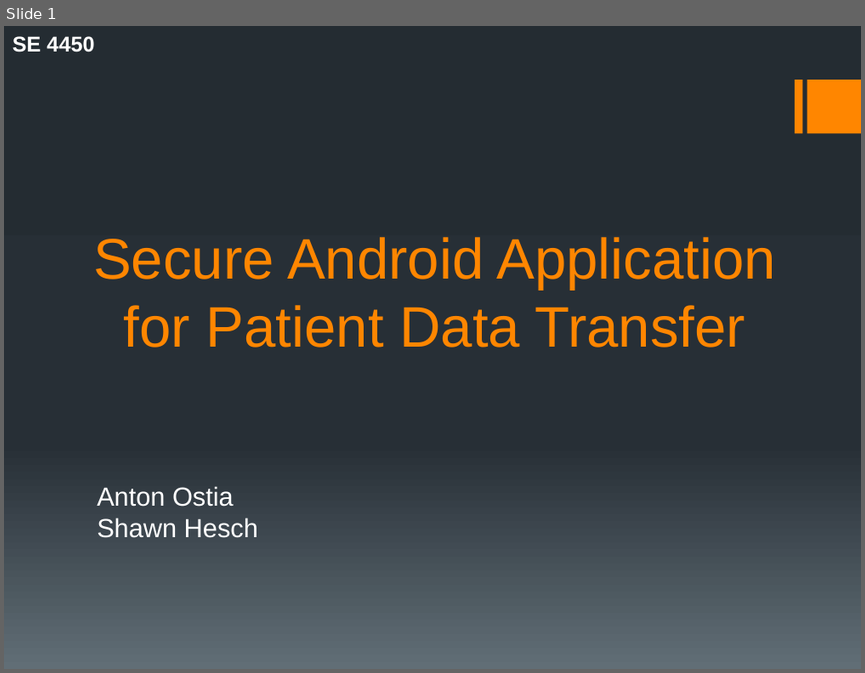
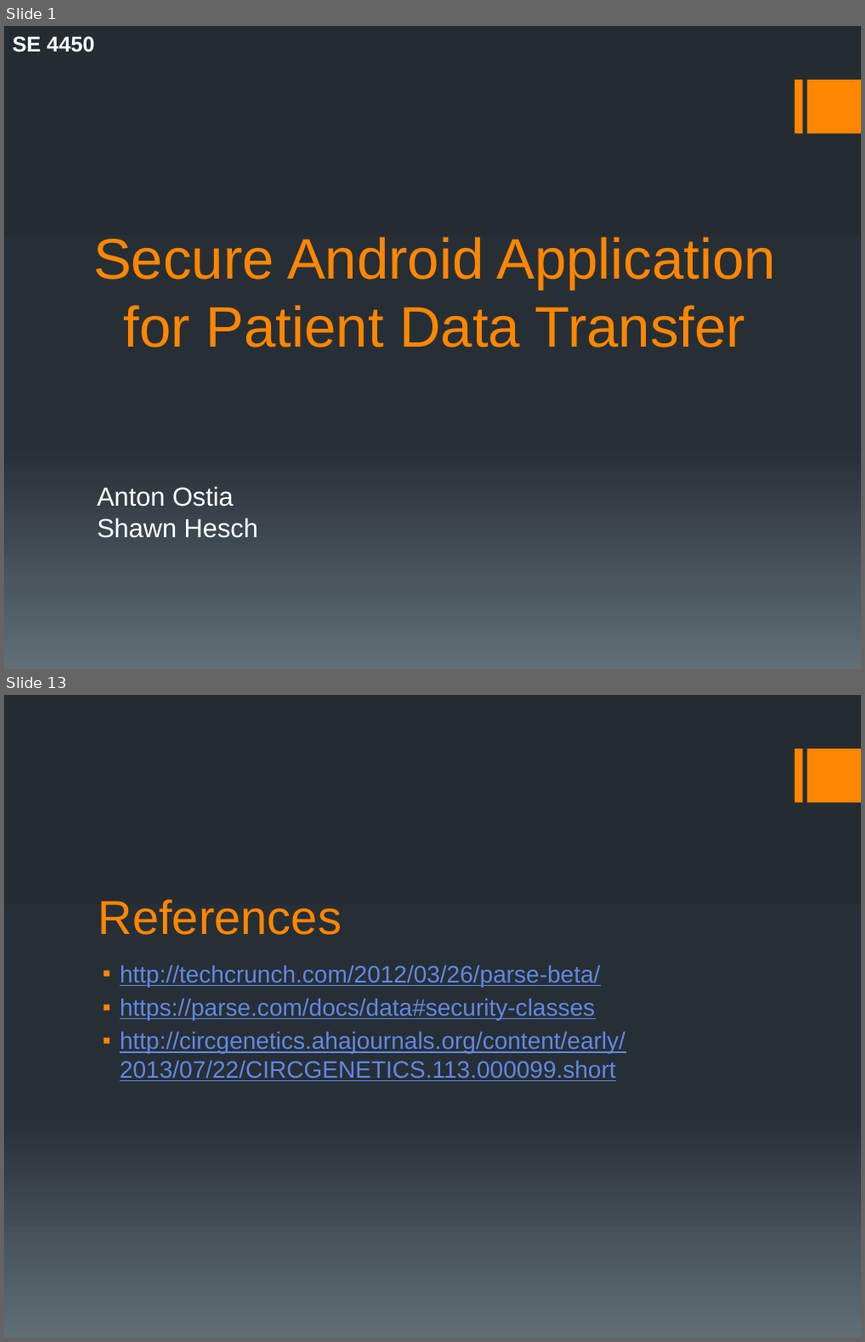
Before and after one commit to ShawnHesch/SAAPI, a slide deck: SAAPI_Walkthrough.pptx. Shown one above the other, each under a label of ours: slide 1 before the commit, slides 1 and 13 after it; the slides between them are not shown. The pictures are 865x673 and 865x1342 pixels, drawn with LibreOffice and Linux fonts; fonts in the diff are those of the drawing. Boxes give left, top, right and bottom in pixels: in the first picture for what was removed or moved away, otherwise in the second. Text is boxed around its words. In the diff, an @@ line names an element or a change of style, - is before the commit and + after.

```diff
--- a/SAAPI_Walkthrough.pptx
+++ b/SAAPI_Walkthrough.pptx
@@ slide 13 added at (4,695,861,1338), background gradient #242C33 to #273037 to #636D76; not listed: 2 template elements that a slide beside it also shows @@
@@ title added at (98,899,341,935), 40 pt, text #FF8600 @@
+References
@@ text added at (120,964,625,1081), 20 pt, text #6187E3, underline @@
+▪ http://techcrunch.com/2012/03/26/parse-beta/
+▪ https://parse.com/docs/data#security-classes
+▪ http://circgenetics.ahajournals.org/content/early/2013/07/22/CIRCGENETICS.113.000099.short
```
Also in this commit, not shown: 11 other slides added, 2 slides removed, 4 other files.
